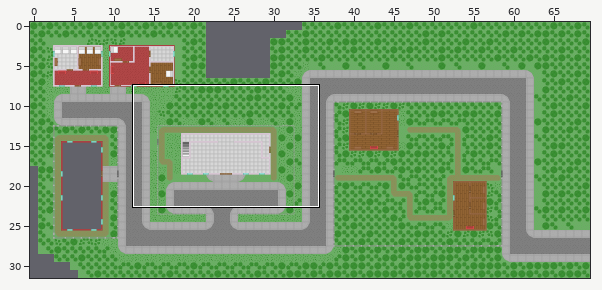
Tiled map (JSON): maps/maps/Map1.json. The picture above shows the old version from afar; the outline marks the close-up.
Close-up. The starting point:
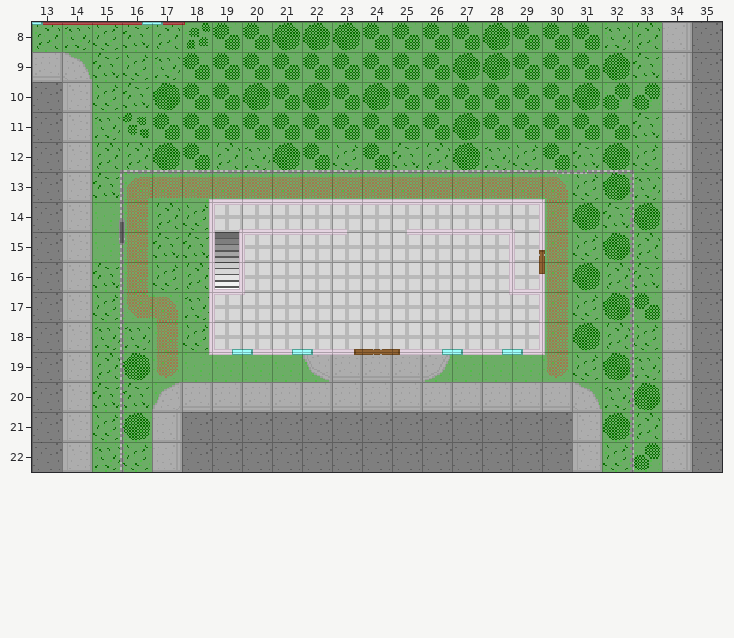
Cells are 20x20 px. Shown: x 13..35, y 8..22. Layer "FloorGround/Walls" is drawn -10,-10 px off the grid. Layer "FloorGround/WallsDetail" is drawn -10,-10 px off the grid.
After the commit:
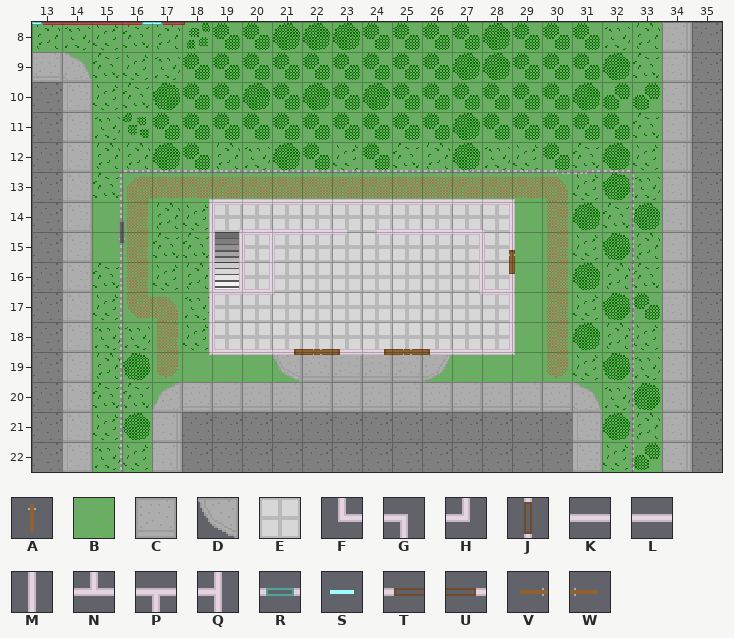
Key: from "TilesetGround": A 42 turned 270 "Door1", B 43 "Grass1", C 44 turned 180 "Sidewalk1", D 45 turned 180 "SidewalkCorner1", E 47 "Tiles1", F 49 "WallCorner1", G 49 turned 180 "WallCorner1", H 49 turned 270 "WallCorner1", J 50 turned 90 "WallDoor1", K 52 "WallStraight1", L 52 turned 180 "WallStraight1", M 52 turned 90 "WallStraight1", N 53 "WallThree1", P 53 turned 180 "WallThree1", Q 53 turned 270 "WallThree1", R 54 "WallWindow1", S 55 "Window1", T 101 "WallDoorDouble1", U 101 turned 180 "WallDoorDouble1", V 106 "DoorDouble1", W 106 turned 180 "DoorDouble1".
_ is an empty cell.
Commit message: feat(map): add floors of building
What changed:
Layer "FloorGround/Ground":
y 14..18: x 29 E -> B
Layer "FloorGround/GroundDetail":
y 19: x 21..22 _D -> DC
Layer "FloorGround/Walls":
y 14: x 29..30 KG -> G_
y 15: x 21 K -> P; x 25 _ -> L; x 28..30 KGM -> GM_
y 16: x 21 _ -> M; x 28..30 _MJ -> MJ_
y 17: x 20..21 H_ -> NH; x 28..30 _FQ -> FQ_
y 18: x 29..30 _M -> M_
y 19: x 20 R -> K; x 22..27 RKTUKR -> TUKTUK; x 29..30 RH -> H_
Layer "FloorGround/WallsDetail":
y 16: x 29..30 _A -> A_
y 19: x 20 S -> _; x 22..27 S_VW_S -> VW_VW_; x 29 S -> _
Where, in picture pixels (left, top, right, bottom), the same in both close-ups:
changed: (479, 199, 545, 355)
changed: (244, 234, 275, 295)
added: (377, 229, 407, 235)
changed: (232, 349, 253, 355)
changed: (273, 349, 463, 382)
